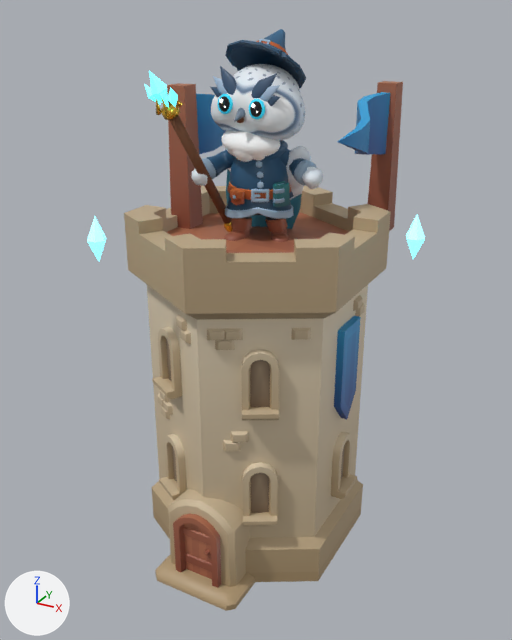
Before and after pictures for a commit that changed the glTF model public/models/tower_owl_blizzard.glb.
Before and after are seen from a camera (50 mm lens) standing at (1.47, -2.66, 2.48) and looking at (0.04, -0.06, 1.18). Lighting does not change. The marker at lower left points along +X, +Y and +Z. The first picture is the older version. Where no turn or scale is listed for an object, it has been applied to the vertices. Vertices at exactly the same position are counted once.

Objects in the first picture: 'Mage_ArmLeft', 'Mage_ArmRight', 'Mage_Body', 'NativeHat_Mage_Hat', 'OwlChestRuffMain', 'OwlV4Head', 'StaffShaft', 'building_tower_base_blue', 'flag_blue', 'flag_blue.001' and 27 more.
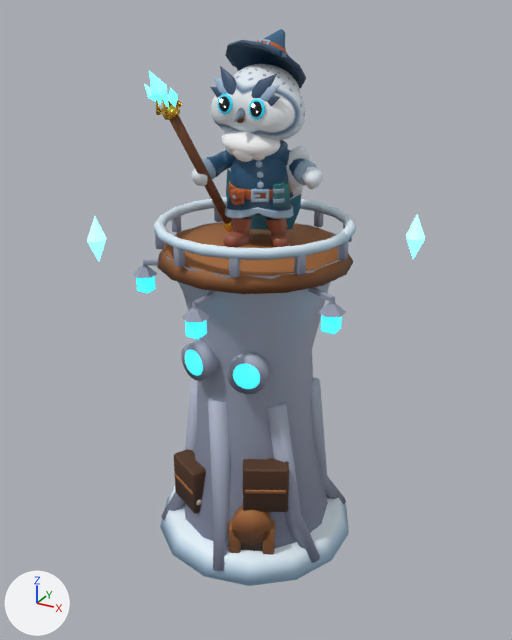
The newer file is also turned or shifted as a whole; pictures and numbers use the older file's frame.

Boxes [x1, y1, x2, y2] around the edits, measured in the pictures (512 x 640 px):
'building_tower_base_blue', reshaped (16% narrower, 8% shorter): before [124, 186, 391, 611]; after [133, 197, 356, 586]
'flag_blue.001', deleted: before [338, 81, 403, 231]
'flag_blue', deleted: before [167, 83, 226, 229]
part 1 of me_building_tower_base_blue, added: after [160, 487, 349, 586]
part 2 of me_building_tower_base_blue, added: after [133, 265, 157, 278]
part 3 of me_building_tower_base_blue, added: after [318, 303, 346, 317]
part 4 of me_building_tower_base_blue, added: after [181, 308, 210, 322]
part 5 of me_building_tower_base_blue, added (brown): after [157, 222, 353, 294]
part 6 of me_building_tower_base_blue, rebuilt (34% narrower, 18% shorter): before [124, 186, 391, 582]; after [164, 222, 340, 548]
part 7 of me_building_tower_base_blue, deleted: before [157, 295, 365, 579]
part 8 of me_building_tower_base_blue, cut back: before [152, 213, 349, 611]; after [136, 197, 356, 571]

The change, as a diff of the scene's bpy script:
```diff
--- a/public/models/tower_owl_blizzard.glb.py
+++ b/public/models/tower_owl_blizzard.glb.py
@@ img_custom_towers_emissive @@
+img_custom_towers_emissive = load_image('custom_towers_emissive', '_unpacked/custom_towers_emissive', 1280, 256, 'sRGB')
@@ img_custom_towers_diffuse @@
+img_custom_towers_diffuse = load_image('custom_towers_diffuse', '_unpacked/custom_towers_diffuse', 1280, 256, 'sRGB')
@@ mat_customtoweratlasmat @@
+mat_customtoweratlasmat = bpy.data.materials.new('CustomTowerAtlasMat')
+# uses the picture img_custom_towers_diffuse
+# uses the picture img_custom_towers_emissive
@@ me_building_tower_base_blue @@
 # used by ob_building_tower_base_blue; location = (0.0, 0.027, 0.0)
-me_building_tower_base_blue.from_pydata(...)  # 982 vertices, 1538 faces; spans x -0.51..0.51, y -0.64..0.59, z 0.0..1.66
-me_building_tower_base_blue.materials.append(mat_hexagons_medieval)  # picture img_hexagons_medieval_warm
+me_building_tower_base_blue.from_pydata(...)  # 1602 vertices, 2944 faces; spans x -0.52..0.52, y -0.58..0.47, z 0.02..1.64
+# me_building_tower_base_blue part 1: a new loose piece, a 14-sided cut cone along z (radius 0.5 at the low end, 0.45 at the high end) spanning x -0.49..0.49, y -0.53..0.47, z 0.02..0.12, in mat_customtoweratlasmat
+# me_building_tower_base_blue part 2: a new loose piece, a 6-sided cut cone along z (radius 0.058 at the low end, 0.015 at the high end) spanning x -0.515..-0.415, y -0.288..-0.172, z 1.363..1.401, in mat_customtoweratlasmat
+# me_building_tower_base_blue part 3: a new loose piece, a 6-sided cut cone along z (radius 0.058 at the low end, 0.015 at the high end) spanning x 0.415..0.515, y -0.288..-0.172, z 1.363..1.401, in mat_customtoweratlasmat
+# me_building_tower_base_blue part 4: a new loose piece, a 6-sided cut cone along z (radius 0.058 at the low end, 0.015 at the high end) spanning x -0.05..0.05, y -0.575..-0.459, z 1.353..1.391, in mat_customtoweratlasmat
+# me_building_tower_base_blue part 5: a new loose piece, a 16-sided cut cone along z (radius 0.44 at the low end, 0.4 at the high end) spanning x -0.44..0.44, y -0.467..0.413, z 1.454..1.519, in mat_customtoweratlasmat
+# me_building_tower_base_blue part 6: the loose piece of 103 vertices spanning x -0.51..0.51, y -0.59..0.59, z 0.0..1.66 is rebuilt with 70 vertices and now spans x -0.41..0.41, y -0.43..0.37, z 0.12..1.52, in mat_customtoweratlasmat
+# me_building_tower_base_blue part 7: 45 loose pieces with 603 vertices, spanning x -0.51..0.51, y -0.58..0.5, z 0.06..1.3, are deleted
+# me_building_tower_base_blue part 8: 276 vertices removed from x -0.4..0.4, y -0.64..0.46, z 0.0..1.55; 1436 vertices added at x -0.5..0.5, y -0.55..0.46, z 0.04..1.64
+me_building_tower_base_blue.materials.append(mat_customtoweratlasmat)
@@ ob_flag_blue @@
-ob_flag_blue = bpy.data.objects.new('flag_blue', me_flag_blue)
-ob_flag_blue.location = (-0.381, 0.03, 1.499)
@@ ob_flag_blue_001 @@
-ob_flag_blue_001 = bpy.data.objects.new('flag_blue.001', me_flag_blue_001)
-ob_flag_blue_001.location = (0.381, 0.57, 1.499)
```
